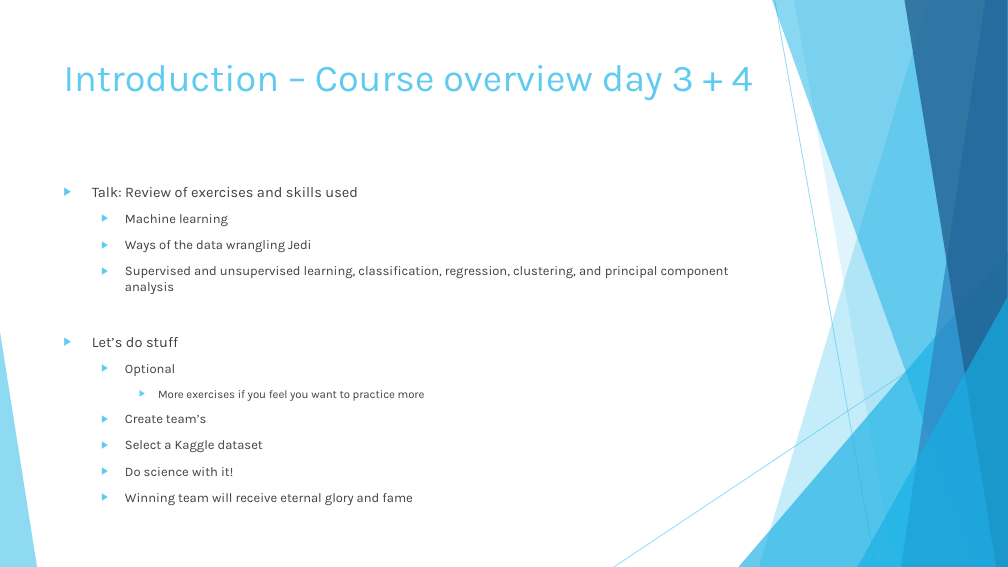
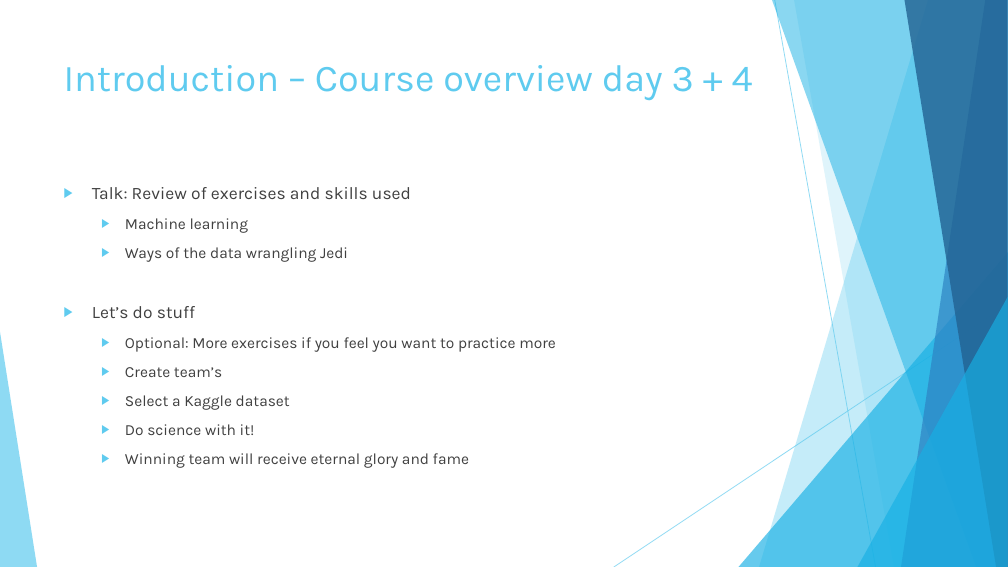
Before and after one commit to atos-datascience/data-analytics-and-science, a slide deck: slide 6 of presentations/Fundamental Big Data Analysis & Science - Introduction.pptx. Drawn at 1008x567 pixels with LibreOffice and Linux fonts; fonts in the diff are those of the drawing. Boxes give left, top, right and bottom in pixels: in the first picture for what was removed or moved away, otherwise in the second. Text is boxed around its words. In the diff, an @@ line names an element or a change of style, - is before the commit and + after.

```diff
--- a/presentations/Fundamental Big Data Analysis & Science - Introduction.pptx
+++ b/presentations/Fundamental Big Data Analysis & Science - Introduction.pptx
@@ text at [92,187,469,468]: size 13.9 to 16.6 pt in "Talk: Review of exercises and skills used", "Let’s do stuff"; size 12.4 to 14.8 pt in "Machine learning", "Ways of the data wrangling Jedi", "Create team’s", "Select a Kaggle dataset" and 2 more places @@
@@ text at [125,266,729,294]: paragraph removed @@
-  ▶ Supervised and unsupervised learning, classification, regression, clustering, and principal component analysis
@@ text at [125,337,556,352]: text changed; size 10.8 to 14.8 pt @@
-  ▶ Optional
-    ▶ More exercises if you feel you want to practice more
+  ▶ Optional: More exercises if you feel you want to practice more
```
Also in this commit, not shown: 2 other slides changed, 5 other files.
